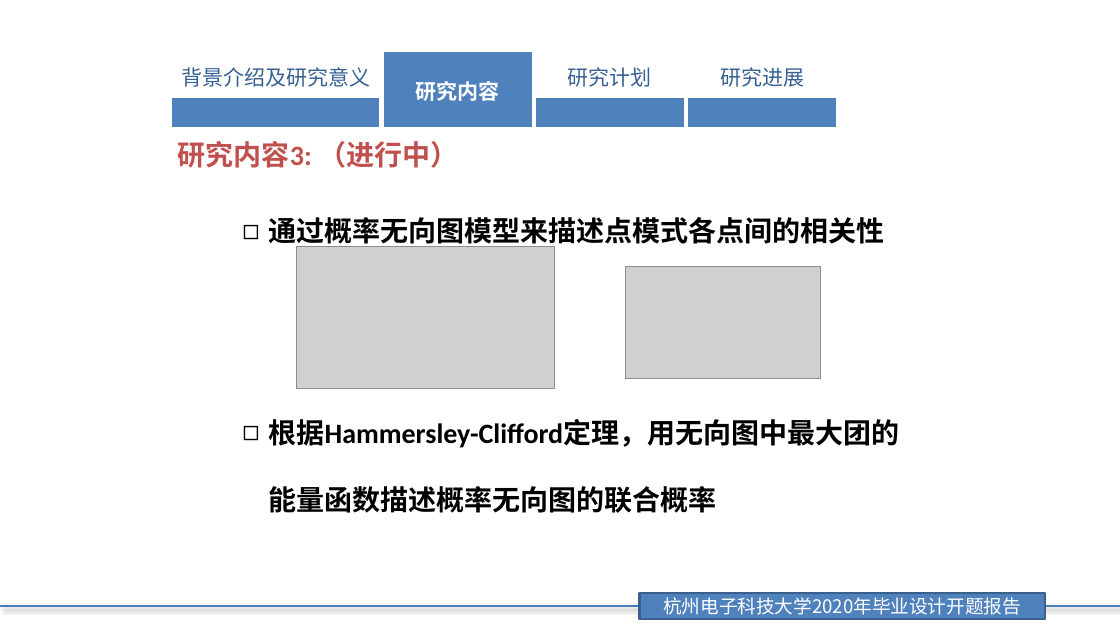
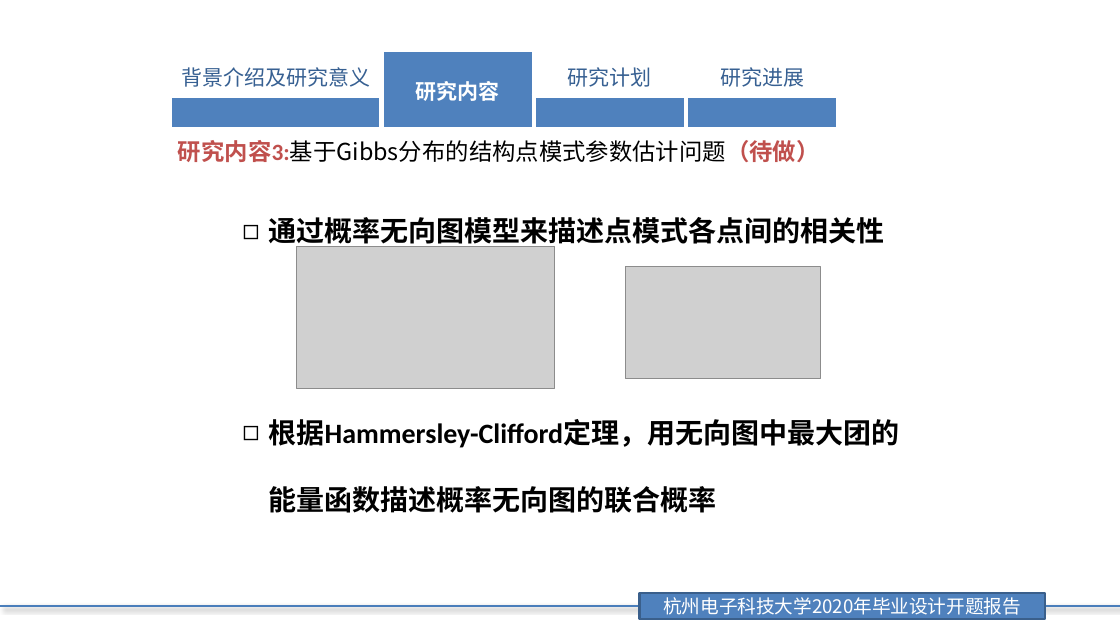
Before and after one commit to JeromeYHj214/Paper-Learning, a slide deck: slide 11 of 杨豪杰开题/论文答辩开题报告(杨豪杰).pptx (slide 13 before the commit). Drawn at 1120x630 pixels with LibreOffice and Linux fonts; fonts in the diff are those of the drawing; grey boxes stand for pictures; background and template pictures are left out. Boxes give left, top, right and bottom in pixels: in the first picture for what was removed or moved away, otherwise in the second. Text is boxed around its words. In the diff, an @@ line names an element or a change of style, - is before the commit and + after.

```diff
--- a/杨豪杰开题/论文答辩开题报告(杨豪杰).pptx
+++ b/杨豪杰开题/论文答辩开题报告(杨豪杰).pptx
@@ text at <box>178,140,820,162</box>: text changed; size 24 to 20 pt; font Calibri to Noto Sans CJK SC; text colour #C0504D to #000000; bold off @@
-研究内容3: （进行中）
+研究内容3:基于Gibbs分布的结构点模式参数估计问题（待做）
```
Also in this commit, not shown: 13 other slides changed, 2 slides added, 1 slide removed.
